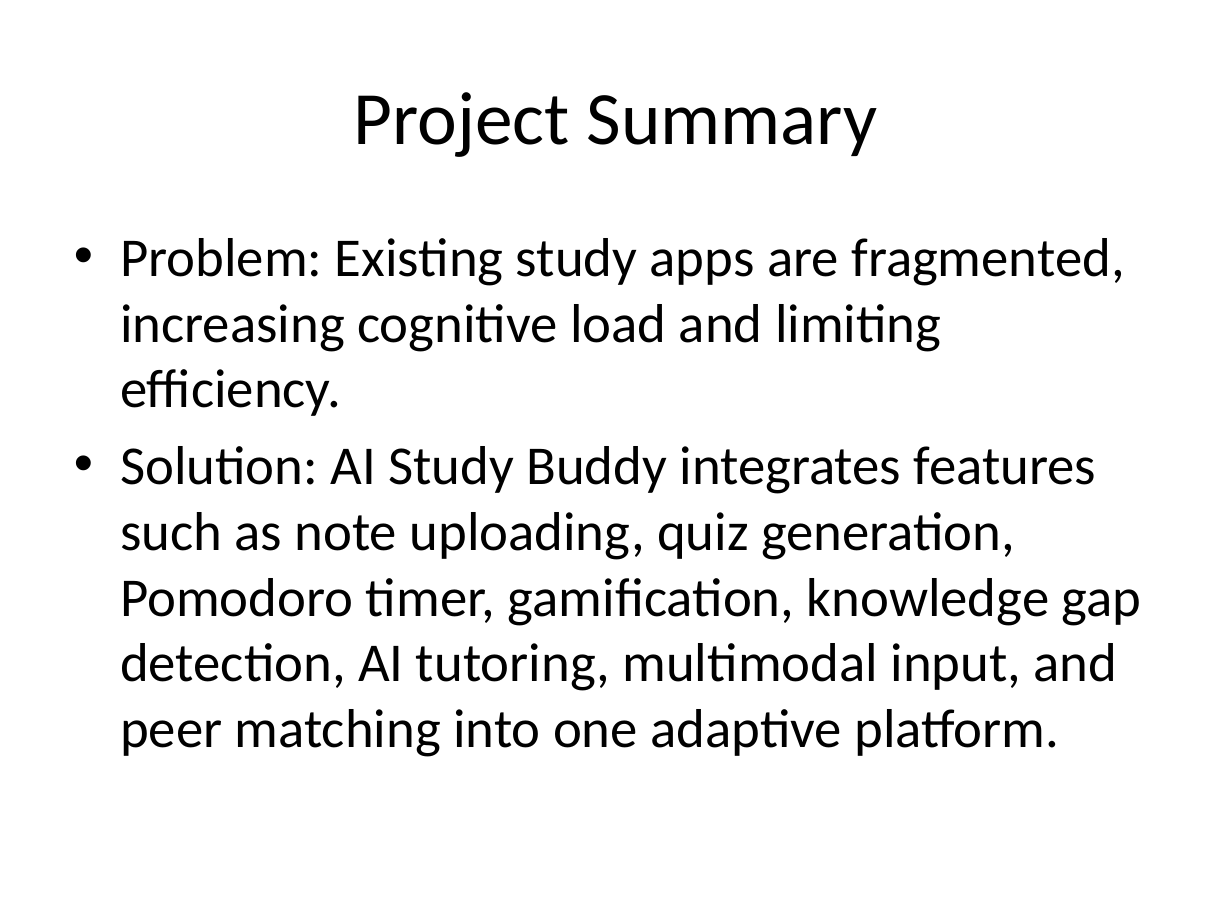
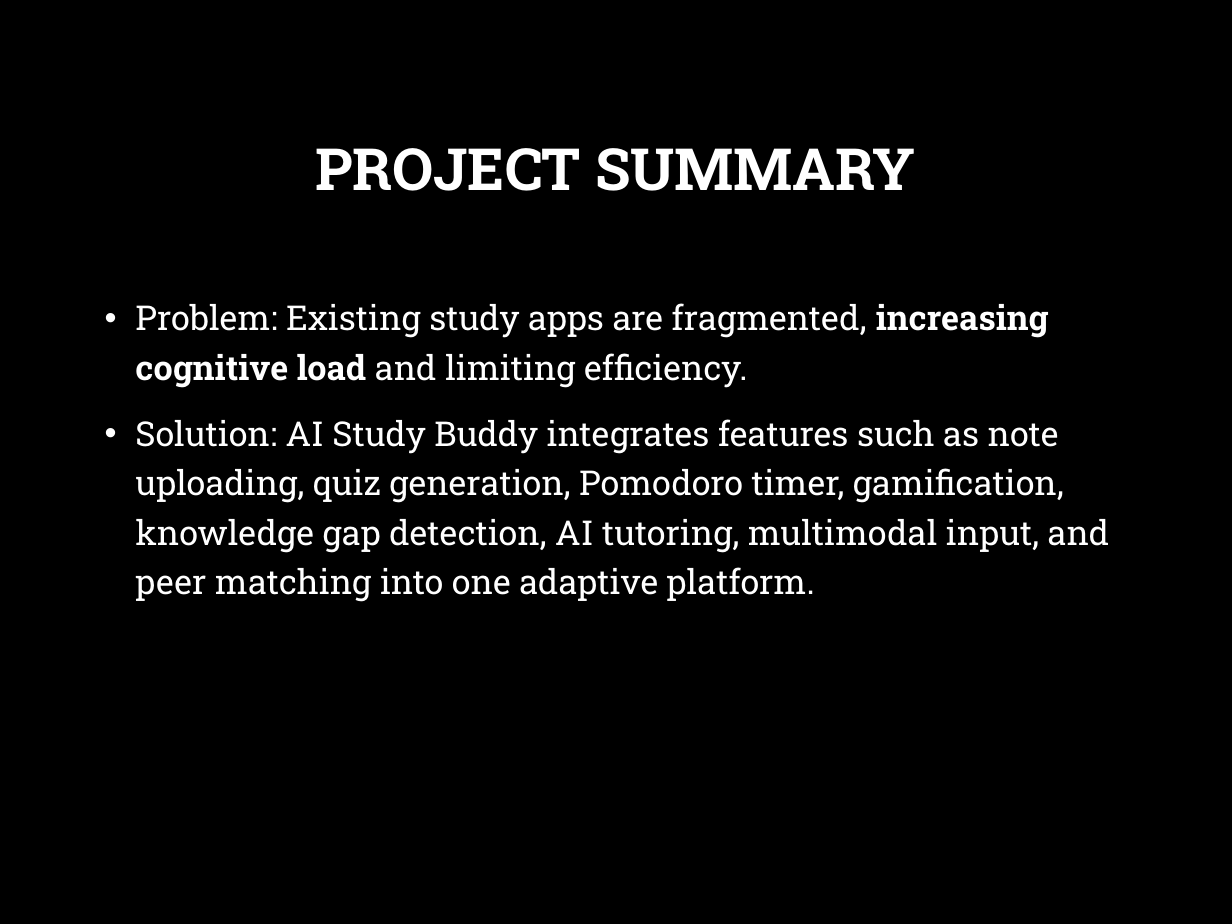
Before and after one commit to yuriiSY/Study-Buddy, a slide deck: slide 2 of Weekly Submissions/Week1/Project Plan.pptx. Drawn at 1232x924 pixels with LibreOffice and Linux fonts; fonts in the diff are those of the drawing; background and template pictures are left out. Boxes give left, top, right and bottom in pixels: in the first picture for what was removed or moved away, otherwise in the second. Text is boxed around its words. In the diff, an @@ line names an element or a change of style, - is before the commit and + after.

```diff
--- a/Weekly Submissions/Week1/Project Plan.pptx
+++ b/Weekly Submissions/Week1/Project Plan.pptx
@@ background #FFFFFF to picture (left out) @@
@@ title at bbox=[315, 148, 915, 191]: text changed; size 44 to 34 pt; font Calibri to Roboto Slab; text colour #000000 to #FFFFFF; bold on @@
-Project Summary
+PROJECT SUMMARY
@@ text "Problem: Existing study apps are ...": place and size @@
-text "Problem: Existing study apps are ..." at bbox=[120, 238, 1142, 757]
+text "Problem: Existing study apps are ..." at bbox=[135, 303, 1110, 602]
@@ text "Problem: Existing study apps are ..." at bbox=[135, 303, 1110, 602]: size 32 to 20 pt, font Calibri to Roboto Slab, text colour #000000 to #FFFFFF; bold on in "increasing cognitive load"; indent changed; line spacing 1 to 1.2; more space between paragraphs @@
```
Also in this commit, not shown: 6 other slides changed, 2 slides added.
